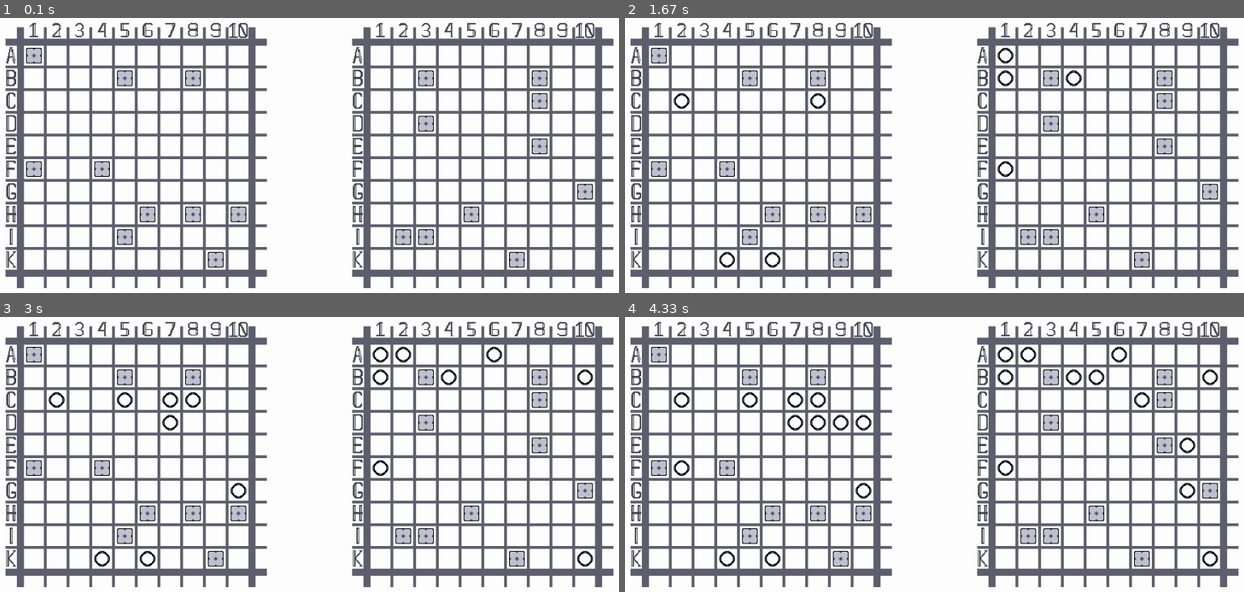
Above: before the commit, frames 1-4 (two rows, left to right).
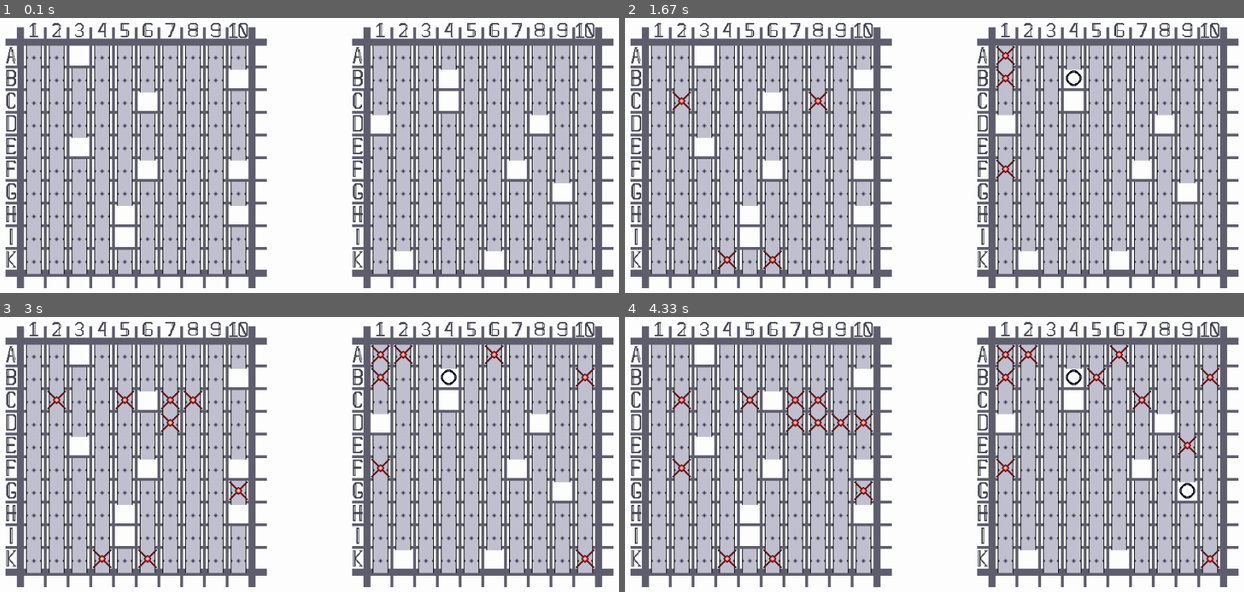
Above: after the commit, the same moments.

Repository: Alan-Bobrov/Battleship-with-pygame
Game: pygame game, started from game.py
Same seed, same stepped clock (60 frames per second), same inputs: the game is played once before the commit and once after it.
Inputs (mouse positions are in pixels of both pictures, inside the frame that each line leads up to):
- Up to frame 1 (0.1 s): no input
- Up to frame 2 (1.67 s): click (1008, 56) at 0.38 s; click (1002, 169) at 0.72 s; click (1008, 78) at 1.05 s; click (1076, 78) at 1.38 s
- Up to frame 3 (3 s): click (402, 355) at 1.72 s; click (495, 355) at 2.05 s; click (581, 567) at 2.38 s; click (588, 377) at 2.72 s
- Up to frame 4 (4.33 s): click (1188, 493) at 3.05 s; click (1144, 399) at 3.38 s; click (1188, 451) at 3.72 s; click (1095, 377) at 4.05 s

The runs differ from the first frame. In frame 1, 38% of the frame differs, in the area x 4-96%, y 9-94%; in frame 2, 38%; in frame 3, 38%; in frame 4, 38%.

Commit message:
Update classes.py

Diff:
--- a/classes.py
+++ b/classes.py
@@ -1,15 +1,14 @@
 import pygame as pg
 from random import randint
 from functions import *
+from images import *
+import json
 
 class Field:
     def __init__(self, first_X, first_Y, live_ships=9) -> None: #110 476 - first field and 598 476 - second
         self.live_ships = live_ships
         self.field = [[Place(first_X + j * 32, first_Y + i * 32) for j in range(10)] for i in range(10)]
 
-    def copying(self, field_copy, copyable_status):
-        pass
-
     def pr_all(self, screen, print_ships=False):
         status_list = ["skip", "hit"]
         if print_ships:
@@ -19,7 +18,14 @@
             for j in i:
                 if j.status in status_list:
                     for image in j.images:
-                        screen.blit(image, (j.X, j.Y))
+                        if image == ShipStartImg:
+                            screen.blit(image, (j.X, j.Y - 2))
+                        elif image == ShipEndImg:
+                            screen.blit(image, (j.X, j.Y + 2))
+                        elif type(image) == tuple:
+                                screen.blit(image[0], (j.X + 2, j.Y))
+                        else:
+                            screen.blit(image, (j.X, j.Y))
 
     def bot_play(self):
         while True:
@@ -31,14 +37,45 @@
                     self.death(end[2][0], end[2][1])
                 break
 
-    def bot_do_ships(self): #эта функция расстановления ботом кораблей, она врененная
-        while True:
-            X = randint(0, 9)
-            Y = randint(0, 9)
-            if self.field[Y][X].status == "free_place":
-                self.field[Y][X].status = "part_ship"
-                self.field[Y][X].images.append(pg.image.load("images/OneDeckShip.png"))
-                break
+    def bot_do_ships(self):
+        comp_field = create_field()
+        user_field = create_field()
+        return_num_ships()
+        random_ship_gen(comp_field, user_field, 0)
+        for i in range(len(user_field)):
+            for j in range(len(user_field[0])):
+                if user_field[i][j] == "*":
+                    self.field[i][j].status = "part_ship"
+                    self.field[i][j].images.append(ShipContinueImg)
+
+    def normal_ships_image(self):
+        for i in range(len(self.field)):
+            for j in range(len(self.field[0])):
+                if self.field[i][j].status == "part_ship":
+                    up, down, right, left = Place(0, 0), Place(0, 0), Place(0, 0), Place(0, 0)
+                    if i - 1 >= 0:
+                        up = self.field[i - 1][j]
+                    if i + 1 <= 9:
+                        down = self.field[i + 1][j]
+                    if j + 1 <= 9:
+                        right = self.field[i][j + 1]
+                    if j - 1 >= 0:
+                        left = self.field[i][j - 1]
+
+                    if up.status == "part_ship" and down.status == "part_ship":
+                        continue
+                    elif up.status == "part_ship" and down.status != "part_ship":
+                        self.field[i][j].images[0] = ShipStartImg
+                    elif up.status != "part_ship" and down.status == "part_ship":
+                        self.field[i][j].images[0] = ShipEndImg
+                    elif right.status == "part_ship" and left.status == "part_ship":
+                        self.field[i][j].images[0] = pg.transform.rotate(ShipContinueImg, 90.0)
+                    elif right.status == "part_ship" and left.status != "part_ship":
+                        self.field[i][j].images[0] = (pg.transform.rotate(ShipEndImg, 90.0),)
+                    elif right.status != "part_ship" and left.status == "part_ship":
+                        self.field[i][j].images[0] = pg.transform.rotate(ShipStartImg, 90.0)
+                    else:
+                        self.field[i][j].images[0] = OneDeckShipImg
 
     def fire_pg(self, x, y) -> tuple:
         for iy in range(10):
@@ -48,11 +85,11 @@
                 if (X <= x < X + 32) and (Y <= y < Y + 32):
                     if self.field[iy][jx].status == "free_place":
                         self.field[iy][jx].status = "skip"
-                        self.field[iy][jx].images.append(pg.image.load("images/Skip.png"))
+                        self.field[iy][jx].images.append(SkipImg)
                         return True, False
                     elif self.field[iy][jx].status == "part_ship":
                         self.field[iy][jx].status = "hit"
-                        self.field[iy][jx].images.append(pg.image.load("images/Hit.png"))
+                        self.field[iy][jx].images.append(HitImg)
                         self.death(jx, iy)
                         return True, True, (jx, iy)
         return False, False
@@ -135,7 +172,7 @@
                 num_of_ships = json.load(file)
                 if num_of_ships["1"] <= 0:
                     comp_field[string][column] = "-"
-                    print(9)
+                    #print(9)
                     return False, None
                 num_of_ships["1"] -= 1
                 with open("num_of_ships.json", "w", encoding="utf-8") as file1:
@@ -178,7 +215,7 @@
                     else:
                         comp_field[string][column] = "-"
                         return False, None
-                    return True, ("Right" if i == 1 else "Left")
+                    return True, None
 
                 # if vertical ship
                 if isinstance(string_cell, Ship):
@@ -198,10 +235,14 @@
                     else:
                         comp_field[string][column] = "-"
                         return False, None
-                    return True, ("Down" if i == 1 else "Up")
+                    return True, None
 
         return False, None
 
+    def create_ship(comp_field, user_field, coords):
+        ship = Ship()
+        result = ship.put_ship(comp_field, user_field, coords)
+        return result
 
 class Place:
     def __init__(self, X, Y) -> None:
@@ -210,19 +251,10 @@
         self.X = X
         self.Y = Y
 
-class Skip:
-    def __init__(self) -> None:
-        self.image = "images/Skip.png"
-
-class Hit:
-    def __init__(self) -> None:
-        self.image = "images/Hit.png"
-
-#field = Field(110, 476)
-#skip = Skip()
-#hit = Hit()
-
-
-#FieldImg = pg.image.load(field.image)
-#SkipImg = pg.image.load(skip.image)
-#HitImg = pg.image.load(hit.image)
+
+def random_ship_gen(comp_field, user_field, num_of_ships):
+        while num_of_ships < 10:
+            result = Ship.create_ship(comp_field, user_field, (randint(0, 9), randint(0, 9)))
+            if result[1] == "new":
+                num_of_ships += 1
+        return num_of_ships
